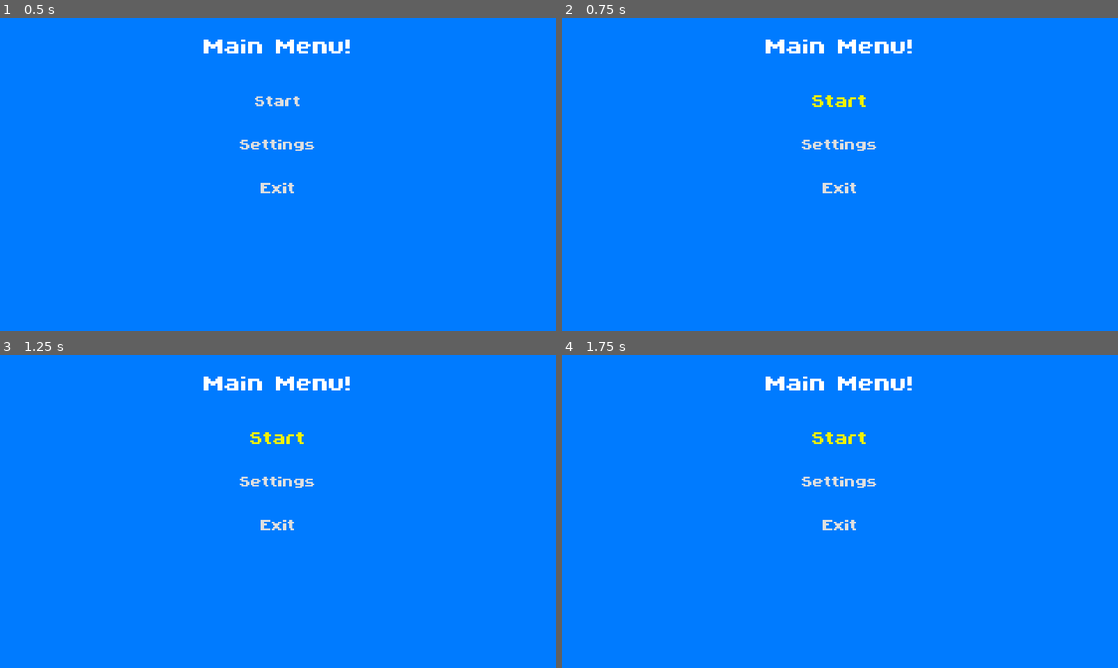
Above: before the commit, frames 1-4 (two rows, left to right).
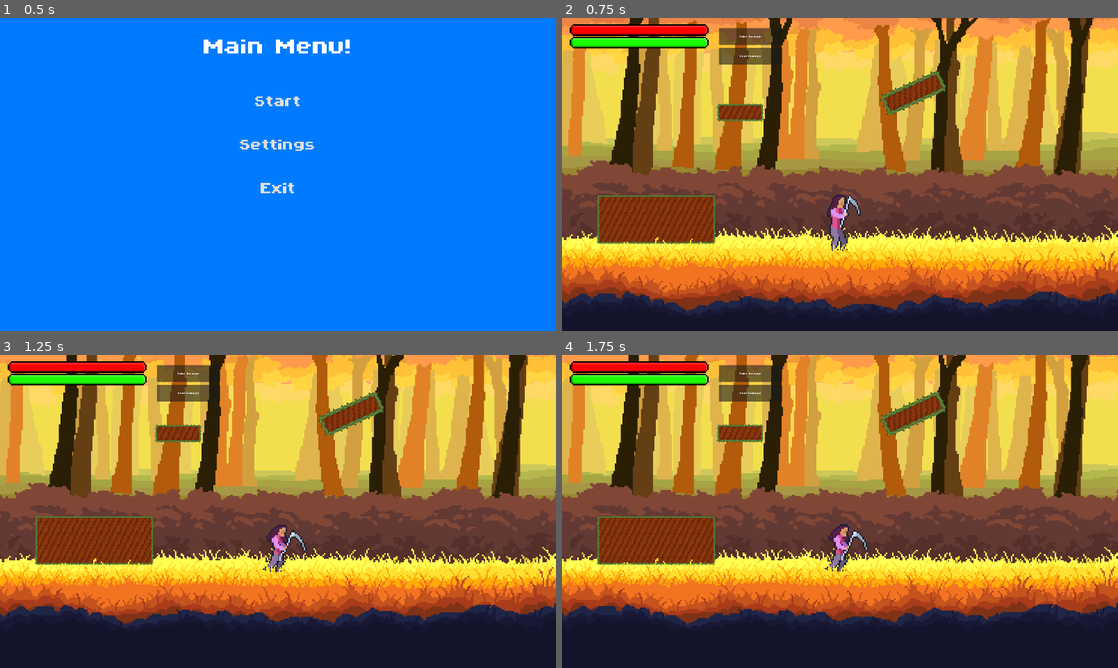
Above: after the commit, the same moments.

Repository: LordRevan36/software_development_platformer
Game: Godot game, scene res://Levels/MainMenu/Menus.tscn
Two runs of this game, one before a commit and one after it. Both use one fixed random seed, a clock stepped at 60 frames per second and the inputs below.
Inputs (mouse positions are in pixels of both pictures, inside the frame that each line leads up to):
- Up to frame 1 (0.5 s): no input
- Up to frame 2 (0.75 s): click "Start" at 0.5 s
- Up to frame 3 (1.25 s): no input
- Up to frame 4 (1.75 s): click (840, 436) at 1.25 s, where only the run before the commit has a clickable "Start"

Frame 1 is identical in both runs. In frame 2, 100% of the frame differs, in the area x 0-100%, y 0-100%; in frame 3, 100%; in frame 4, 100%.

Commit message:
Revert "Merge branch 'main' of https://github.com/LordRevan36/software_development_platformer"
This reverts commit a731e3a427c6425a9122c8a3c7b9da90b532d6a2, reversing
changes made to 507a8a9d47e4ef49846d1231af7203948395b873.

Diff:
--- a/software-development-platformer/Levels/Forest/main.tscn
+++ b/software-development-platformer/Levels/Forest/main.tscn
@@ -70,19 +70,13 @@
 	pass
 "
 
-[sub_resource type="Gradient" id="Gradient_llrqw"]
-interpolation_mode = 2
-
-[sub_resource type="GradientTexture2D" id="GradientTexture2D_py8ao"]
-gradient = SubResource("Gradient_llrqw")
-height = 256
-fill = 1
-fill_from = Vector2(0.5, 0.5)
-fill_to = Vector2(1, 0.5)
+[sub_resource type="RectangleShape2D" id="RectangleShape2D_86kmy"]
+resource_local_to_scene = true
+size = Vector2(176, 64)
 
 [sub_resource type="RectangleShape2D" id="RectangleShape2D_llrqw"]
 resource_local_to_scene = true
-size = Vector2(128, 48)
+size = Vector2(124, 48)
 
 [sub_resource type="RectangleShape2D" id="RectangleShape2D_py8ao"]
 resource_local_to_scene = true
@@ -90,19 +84,15 @@
 
 [sub_resource type="RectangleShape2D" id="RectangleShape2D_5008v"]
 resource_local_to_scene = true
-size = Vector2(200, 56)
+size = Vector2(316, 132)
 
 [sub_resource type="RectangleShape2D" id="RectangleShape2D_68od5"]
 resource_local_to_scene = true
-size = Vector2(176, 64)
+size = Vector2(196, 52)
 
 [sub_resource type="RectangleShape2D" id="RectangleShape2D_enmu2"]
 resource_local_to_scene = true
-size = Vector2(320, 136)
-
-[sub_resource type="RectangleShape2D" id="RectangleShape2D_lv8v6"]
-resource_local_to_scene = true
-size = Vector2(320, 136)
+size = Vector2(160, 52)
 
 [sub_resource type="WorldBoundaryShape2D" id="WorldBoundaryShape2D_0xm2m"]
 distance = -285.0
@@ -775,7 +765,7 @@
 repeat_times = 3
 
 [node name="Grass" type="Sprite2D" parent="Parallax <100/Parallax95/Repeating" unique_id=210775978]
-modulate = Color(1.951586, 1.3133479, 0.46427977, 1)
+modulate = Color(3.6413581, 2.464391, 0.89682823, 1)
 position = Vector2(-1140, -104)
 scale = Vector2(-1, 1)
 texture = ExtResource("4_272bh")
@@ -826,106 +816,97 @@
 position_smoothing_enabled = true
 script = ExtResource("2_jjvhh")
 
-[node name="PointLight2D" type="PointLight2D" parent="Player" unique_id=510046388]
-position = Vector2(-2, 51)
-energy = 0.5
-texture = SubResource("GradientTexture2D_py8ao")
-texture_scale = 5.0
-
 [node name="Platforms" type="Node2D" parent="." unique_id=2139959054]
 position = Vector2(-9, -323)
 script = ExtResource("11_byont")
 
 [node name="Platform" parent="Platforms" unique_id=1326313302 instance=ExtResource("12_074og")]
 position = Vector2(184, -96)
-size_vector = Vector2(128, 48)
+size_vector = Vector2(176, 64)
 textureWidth = 16.0
 
 [node name="CollisionPolygon2D" parent="Platforms/Platform" index="0" unique_id=581306703]
-polygon = PackedVector2Array(-68.19016, 4.701296, 48.284885, -48.37944, 68.19016, -4.701296, -48.284885, 48.37944)
+polygon = PackedVector2Array(-93.34677, 7.374243, 66.80641, -65.61176, 93.34677, -7.374243, -66.80641, 65.61176)
 
 [node name="Polygon2D" parent="Platforms/Platform" index="1" unique_id=1861125354]
 color = Color(0.9999997, 0.6637959, 0.2018961, 1)
 texture_rotation = 0.45727625
+polygon = PackedVector2Array(-82.74954, 11.33639, 62.84427, -55.014534, 82.74954, -11.33639, -62.84427, 55.014534)
 
 [node name="RectangleOutline" parent="Platforms/Platform" index="2" unique_id=1082408081]
 rotation = -0.42760566
-shape = SubResource("RectangleShape2D_llrqw")
+shape = SubResource("RectangleShape2D_86kmy")
 
 [node name="Platform2" parent="Platforms" unique_id=73062743 instance=ExtResource("12_074og")]
 position = Vector2(-276, -44)
-textureWidth = 16.0
+size_vector = Vector2(124, 48)
 
 [node name="CollisionPolygon2D" parent="Platforms/Platform2" index="0" unique_id=581306703]
-polygon = PackedVector2Array(-88, -32, 88, -32, 88, 32, -88, 32)
+polygon = PackedVector2Array(-62, -24, 62, -24, 62, 24, -62, 24)
 
 [node name="Polygon2D" parent="Platforms/Platform2" index="1" unique_id=1861125354]
-polygon = PackedVector2Array(-80, -24, 80, -24, 80, 24, -80, 24)
+polygon = PackedVector2Array(-58, -20, 58, -20, 58, 20, -58, 20)
 
 [node name="RectangleOutline" parent="Platforms/Platform2" index="2" unique_id=1082408081]
+shape = SubResource("RectangleShape2D_llrqw")
 
 [node name="Platform3" parent="Platforms" unique_id=778821719 instance=ExtResource("12_074og")]
 position = Vector2(872, -152)
-size_vector = Vector2(200, 56)
-textureWidth = 16.0
+size_vector = Vector2(176, 64)
 
 [node name="CollisionPolygon2D" parent="Platforms/Platform3" index="0" unique_id=581306703]
-polygon = PackedVector2Array(-100, 20, 100, 20, 100, 76, -100, 76)
+polygon = PackedVector2Array(-88, -32, 88, -32, 88, 32, -88, 32)
 
 [node name="Polygon2D" parent="Platforms/Platform3" index="1" unique_id=1861125354]
-polygon = PackedVector2Array(-92, 28, 92, 28, 92, 68, -92, 68)
+polygon = PackedVector2Array(-84, -28, 84, -28, 84, 28, -84, 28)
 
 [node name="RectangleOutline" parent="Platforms/Platform3" index="2" unique_id=1082408081]
-position = Vector2(0, 48)
+shape = SubResource("RectangleShape2D_py8ao")
 
 [node name="Platform4" parent="Platforms" unique_id=780874561 instance=ExtResource("12_074og")]
 position = Vector2(-499, 240)
-size_vector = Vector2(176, 64)
-textureWidth = 16.0
+size_vector = Vector2(316, 132)
 
 [node name="CollisionPolygon2D" parent="Platforms/Platform4" index="0" unique_id=581306703]
-polygon = PackedVector2Array(-88, -32, 88, -32, 88, 32, -88, 32)
+polygon = PackedVector2Array(-158, -66, 158, -66, 158, 66, -158, 66)
 
 [node name="Polygon2D" parent="Platforms/Platform4" index="1" unique_id=1861125354]
-polygon = PackedVector2Array(-80, -24, 80, -24, 80, 24, -80, 24)
+polygon = PackedVector2Array(-154, -62, 154, -62, 154, 62, -154, 62)
 
 [node name="RectangleOutline" parent="Platforms/Platform4" index="2" unique_id=1082408081]
-shape = SubResource("RectangleShape2D_68od5")
+shape = SubResource("RectangleShape2D_5008v")
 
 [node name="FallPlatform" parent="Platforms" unique_id=885156819 instance=ExtResource("15_llrqw")]
 position = Vector2(-1092, 0)
 reset_timer_length = 3.0
 
 [node name="Platform" parent="Platforms/FallPlatform" index="0" unique_id=1136379276]
-size_vector = Vector2(320, 136)
-textureWidth = 16.0
+size_vector = Vector2(196, 52)
 
 [node name="CollisionPolygon2D" parent="Platforms/FallPlatform/Platform" index="0" unique_id=581306703]
-polygon = PackedVector2Array(-160, -52, 160, -52, 160, 84, -160, 84)
+polygon = PackedVector2Array(-98, -26, 98, -26, 98, 26, -98, 26)
 
 [node name="Polygon2D" parent="Platforms/FallPlatform/Platform" index="1" unique_id=1861125354]
-polygon = PackedVector2Array(-152, -44, 152, -44, 152, 76, -152, 76)
+polygon = PackedVector2Array(-94, -22, 94, -22, 94, 22, -94, 22)
 
 [node name="RectangleOutline" parent="Platforms/FallPlatform/Platform" index="2" unique_id=1082408081]
-position = Vector2(0, 16)
-shape = SubResource("RectangleShape2D_enmu2")
+shape = SubResource("RectangleShape2D_68od5")
 
 [node name="FallPlatform2" parent="Platforms" unique_id=468827690 instance=ExtResource("15_llrqw")]
 position = Vector2(-832, 112)
 reset_timer_length = 3.0
 
 [node name="Platform" parent="Platforms/FallPlatform2" index="0" unique_id=1136379276]
-size_vector = Vector2(320, 136)
-textureWidth = 16.0
+size_vector = Vector2(160, 52)
 
 [node name="CollisionPolygon2D" parent="Platforms/FallPlatform2/Platform" index="0" unique_id=581306703]
-polygon = PackedVector2Array(-160, -68, 160, -68, 160, 68, -160, 68)
+polygon = PackedVector2Array(-80, -26, 80, -26, 80, 26, -80, 26)
 
 [node name="Polygon2D" parent="Platforms/FallPlatform2/Platform" index="1" unique_id=1861125354]
-polygon = PackedVector2Array(-152, -60, 152, -60, 152, 60, -152, 60)
+polygon = PackedVector2Array(-76, -22, 76, -22, 76, 22, -76, 22)
 
 [node name="RectangleOutline" parent="Platforms/FallPlatform2/Platform" index="2" unique_id=1082408081]
-shape = SubResource("RectangleShape2D_lv8v6")
+shape = SubResource("RectangleShape2D_enmu2")
 
 [node name="LevelExit" parent="." unique_id=659289399 instance=ExtResource("12_86kmy")]
 position = Vector2(1078, -259)
@@ -943,7 +924,7 @@
 repeat_times = 3
 
 [node name="Grass" type="Sprite2D" parent="Parallax100/Repeating" unique_id=1047452284]
-modulate = Color(1.352, 0.9882738, 0.5124581, 1)
+modulate = Color(1.3285676, 0.9534372, 0.4952448, 1)
 position = Vector2(-1140, -116)
 texture = ExtResource("4_272bh")
 
@@ -1130,12 +1111,6 @@
 autoplay = true
 bus = &"Music"
 parameters/looping = true
-
-[node name="CanvasModulate" type="CanvasModulate" parent="." unique_id=1360444637]
-color = Color(0.7285387, 0.7285387, 0.7285387, 1)
-
-[node name="Tree" parent="." unique_id=1518292858 instance=ExtResource("11_py8ao")]
-position = Vector2(258, -137)
 
 [editable path="Platforms/Platform"]
 [editable path="Platforms/Platform2"]
--- a/software-development-platformer/Props/Platform/fall_platform.gd
+++ b/software-development-platformer/Props/Platform/fall_platform.gd
@@ -76,6 +76,7 @@
 		reset_timer.start()
 
 func _fall_logic(delta: float) -> void:
+	print(state)
 	match(state):
 		State.IDLE:
 			pass
--- a/software-development-platformer/treetest.tscn
+++ /dev/null
@@ -1,15 +0,0 @@
-[gd_scene format=3 uid="uid://ba2t04uypgd12"]
-
-[ext_resource type="Texture2D" uid="uid://cev2qrf75s8e5" path="res://Assets/TreeTest/Tree.png" id="1_b4to4"]
-[ext_resource type="Texture2D" uid="uid://c6hewwyilymuj" path="res://Assets/TreeTest/TreeNormal.png" id="2_0duql"]
-
-[sub_resource type="CanvasTexture" id="CanvasTexture_7544w"]
-diffuse_texture = ExtResource("1_b4to4")
-normal_texture = ExtResource("2_0duql")
-
-[node name="Tree" type="Node2D" unique_id=1518292858]
-
-[node name="Sprite2D" type="Sprite2D" parent="." unique_id=1571493807]
-texture = SubResource("CanvasTexture_7544w")
-region_enabled = true
-region_rect = Rect2(0, 0, 188, 280)
Binary file removed: software-development-platformer/Assets/TreeTest/Tree.png
Not shown, removed: software-development-platformer/Assets/TreeTest/Tree.png.import
Binary file removed: software-development-platformer/Assets/TreeTest/TreeNormal.png
Not shown, removed: software-development-platformer/Assets/TreeTest/TreeNormal.png.import
Not shown: 1 places in software-development-platformer/Player/player.tscn that only renumber resources
